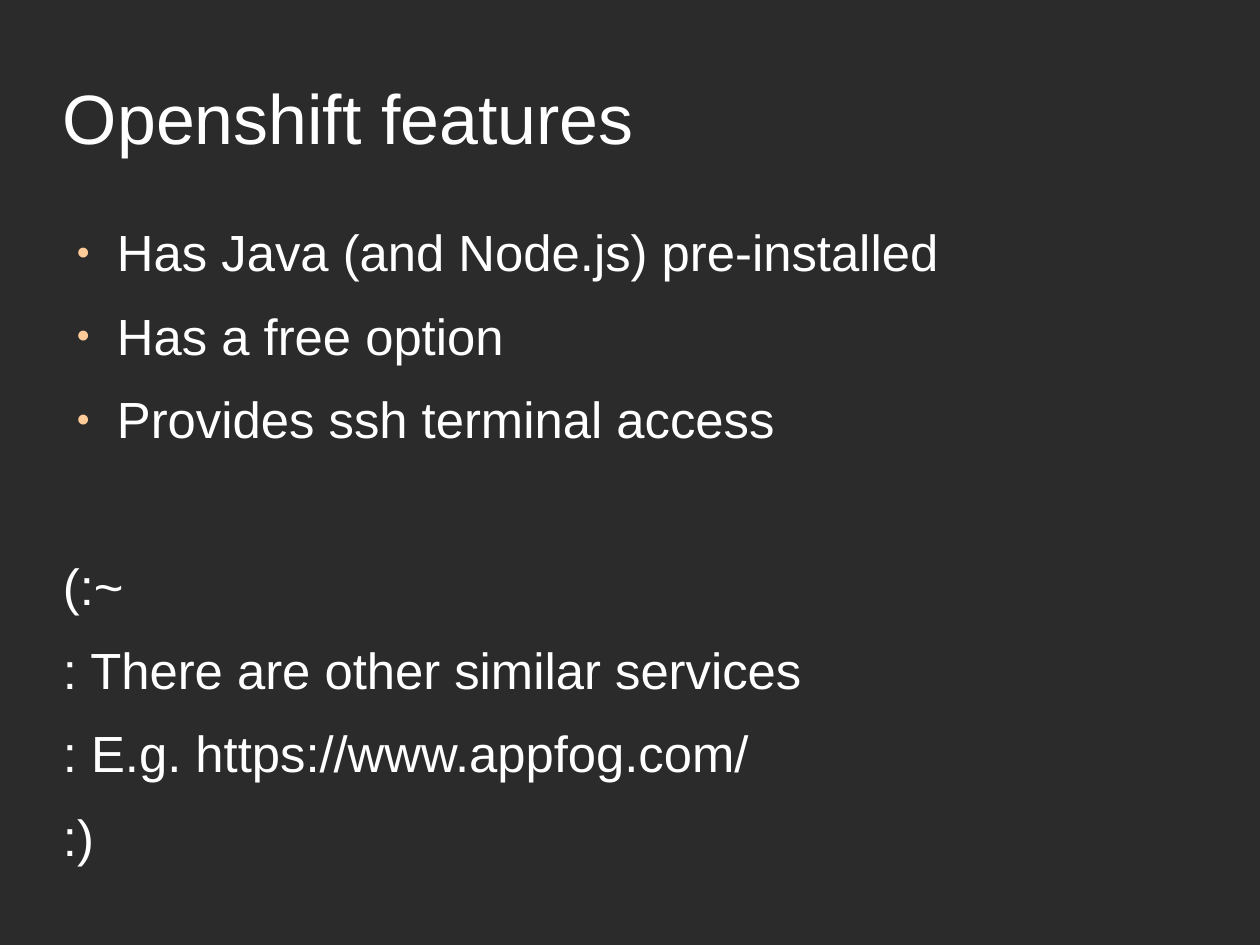
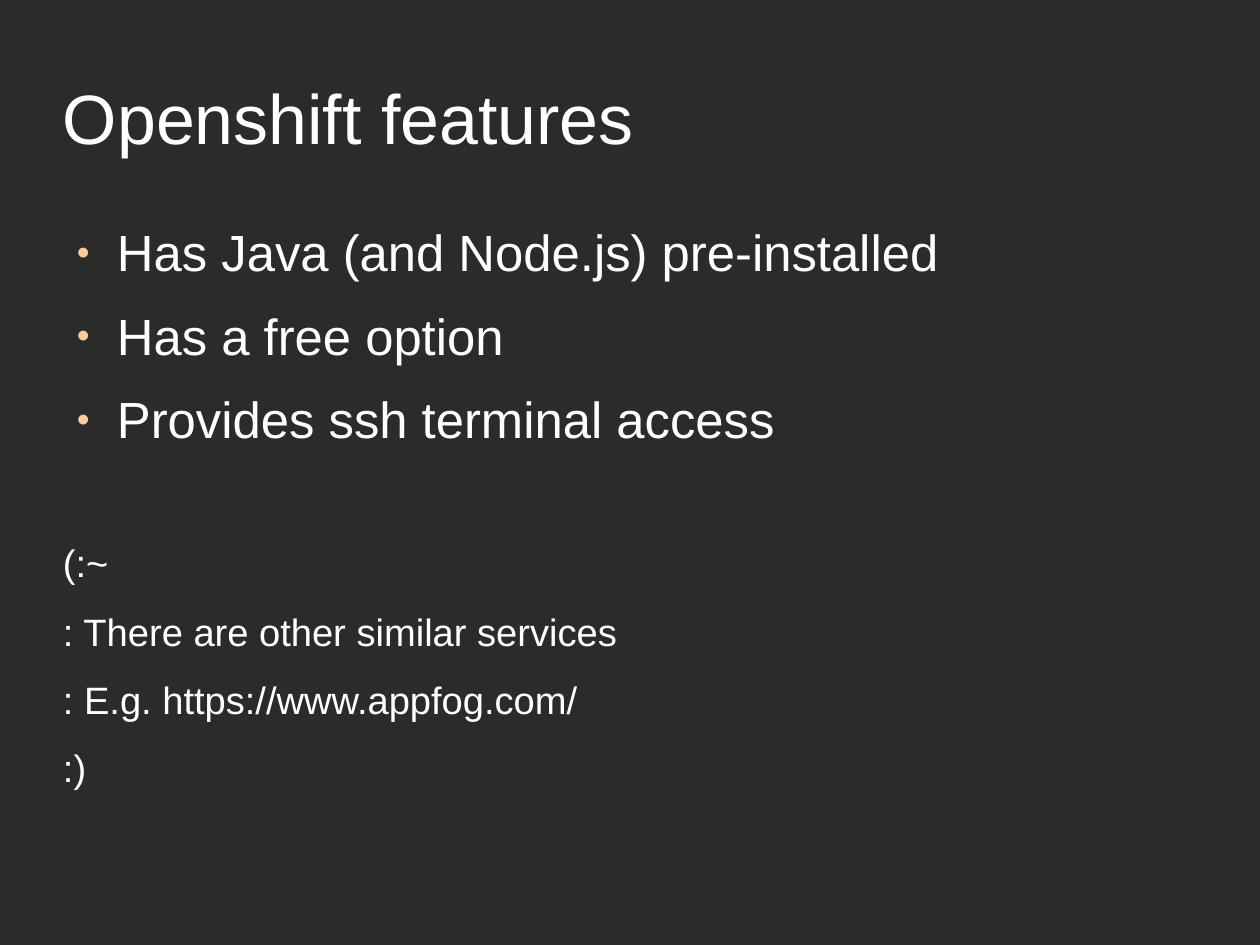
Before and after one commit to apb2006/graphxq, a slide deck: slide 15 of src/graphxq/talk/BaseX-user-group-talk.odp (slide 14 before the commit). Drawn at 1260x945 pixels with LibreOffice and Linux fonts; fonts in the diff are those of the drawing; background and template pictures are left out; a plain dark background stands for a picture behind light text. Boxes give left, top, right and bottom in pixels: in the first picture for what was removed or moved away, otherwise in the second. Text is boxed around its words. In the diff, an @@ line names an element or a change of style, - is before the commit and + after.

```diff
--- a/src/graphxq/talk/BaseX-user-group-talk.odp
+++ b/src/graphxq/talk/BaseX-user-group-talk.odp
@@ text at [83,618,617,722]: size 32 to 24 pt in "(:~", ": There are other similar services", ": E.g. https://www.appfog.com/", ":)" @@
```
Also in this commit, not shown: 16 other slides changed, 8 slides added, 8 slides removed, 15 other files.
